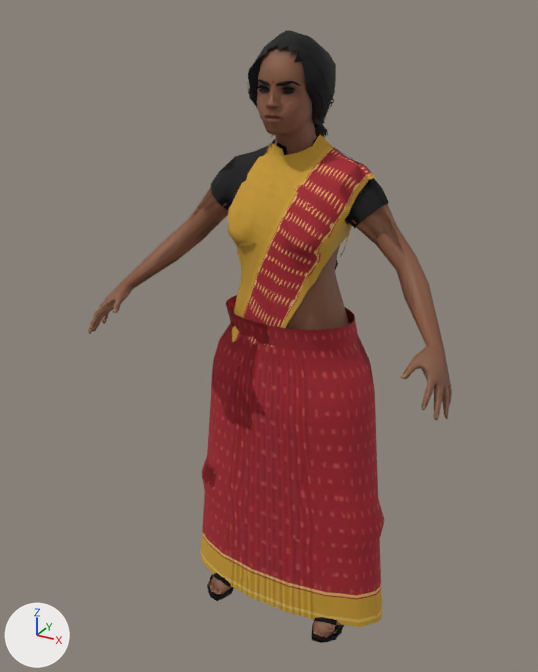
Before and after pictures for a commit that changed the glTF model godot-chennai/assets/people/woman_traditional.glb.
The view is the same before and after, from a camera (50 mm lens) standing at (0.829, -1.669, 1.658) and looking at (-0.041, -0.087, 0.867). Lighting does not change. The marker at lower left points along +X, +Y and +Z. The older version comes first. Vertices at exactly the same position are counted once.

Names of what the first picture shows: 'Body', 'Body_LOD1'.
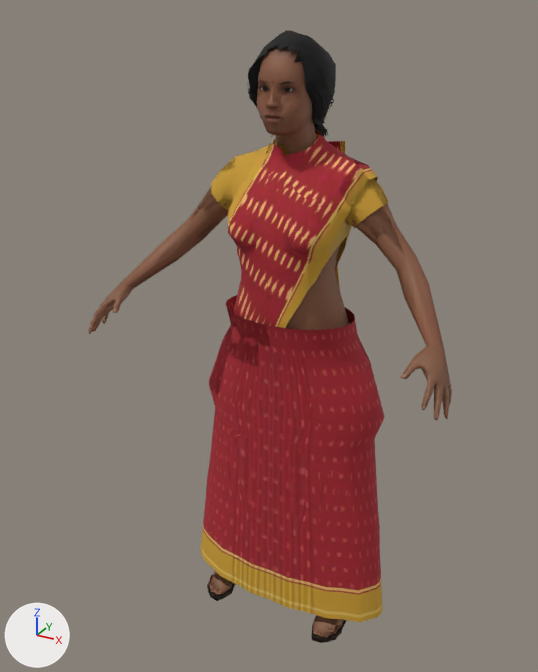
Patch to the scene script:
```diff
--- a/godot-chennai/assets/people/woman_traditional.glb.py
+++ b/godot-chennai/assets/people/woman_traditional.glb.py
@@ me_body @@
 # used by ob_body; location = (0.0, 0.0, 0.0)
-me_body.from_pydata(...)  # 5723 vertices, 8275 faces; spans x -0.49..0.49, y -0.31..0.1, z 0.0..1.61
+me_body.from_pydata(...)  # 5723 vertices, 8253 faces; spans x -0.49..0.49, y -0.31..0.12, z 0.0..1.61
+# me_body part 1: 656 of 5723 vertices moved; they spanned x -0.31..0.31, y -0.17..0.1, z 0.02..1.39 and now span x -0.31..0.31, y -0.17..0.12, z 0.04..1.39; mean shift (0.0, 0.01, 0.03); largest move (-0.31, -0.07, 0.02) -> (0.03, -0.12, 1.27)
+# me_body part 2: 1923 kept faces spanning x -0.31..0.31, y -0.2..0.1, z 0.0..1.51 get new texture (UV) coordinates
 me_body.materials.append(mat_skin)
@@ me_body_lod1 @@
 # used by ob_body_lod1; location = (0.0, 0.0, 0.0)
-me_body_lod1.from_pydata(...)  # 2637 vertices, 3387 faces; spans x -0.49..0.49, y -0.31..0.1, z 0.0..1.61
+me_body_lod1.from_pydata(...)  # 2646 vertices, 3384 faces; spans x -0.49..0.49, y -0.31..0.12, z 0.0..1.61
+# me_body_lod1 part 3: 90 vertices moved from x -0.29..0.29, y -0.16..0.09, z 0.29..0.81 to x -0.28..0.28, y -0.15..0.1, z 0.23..0.8; 145 vertices removed from x -0.31..0.31, y -0.17..0.1, z 0.02..0.81; 126 vertices added at x -0.31..0.31, y -0.16..0.11, z 0.04..0.8
+# me_body_lod1 part 4: 812 kept faces spanning x -0.28..0.28, y -0.2..0.1, z 0.0..1.51 get new texture (UV) coordinates
+# other edits to the shape of me_body_lod1 do not show in these pictures
 me_body_lod1.materials.append(mat_skin)
```

Pixel boxes (x1, y1, x2, y2) of what changed, in the pictures (538 x 672 px; the box of a moved part takes in the faces that stretch with it):
part 1 of me_body, moved or reshaped: before (201, 130, 383, 627); after (201, 130, 382, 622)
part 2 of me_body, surface changed: (202, 81, 389, 643) in both
part 3 of me_body_lod1, moved or reshaped: before (201, 343, 384, 627); after (200, 340, 384, 622)
part 4 of me_body_lod1, surface changed: (209, 82, 383, 643) in both
